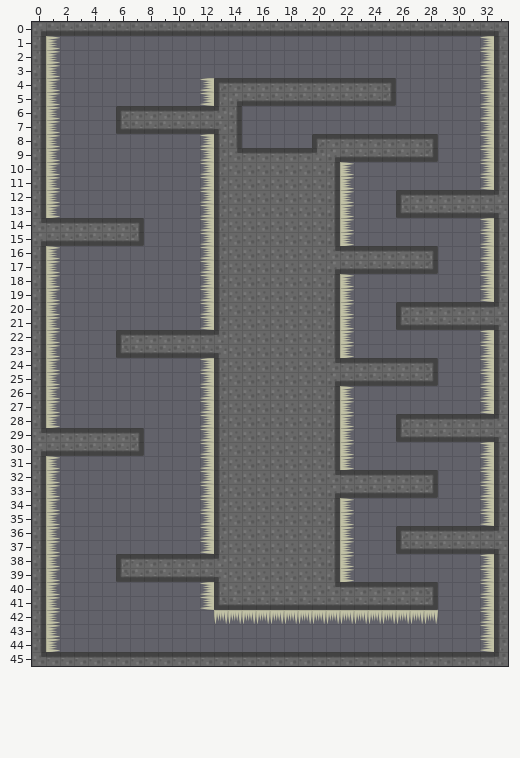
Two states of a Tiled map, Resources/lvl1-8.tmx. The first picture shows the starting point.
Cells are 50x50 px. Shown: x 0..33, y 0..45.
After:
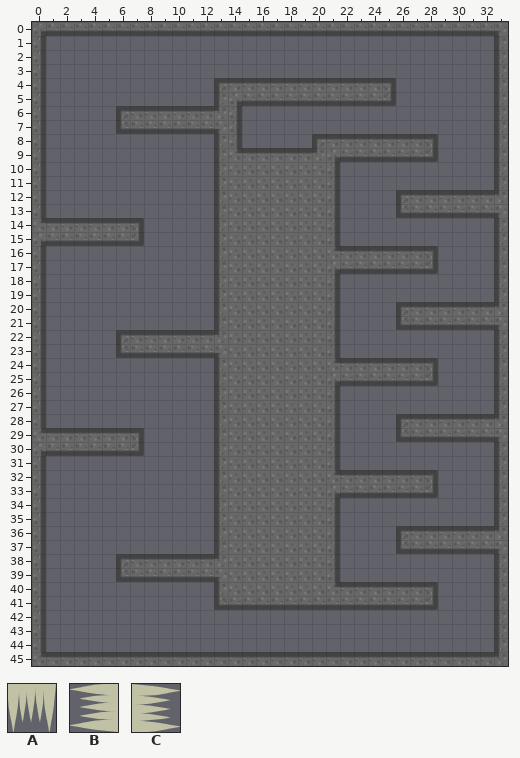
Key: from "spikes": A 0 turned 180, B 0 turned 270, C 0 turned 90.
_ is an empty cell.
Difference:
Layer "Spikes":
y 1..3: x 1 C -> _; x 32 B -> _
y 4..5: x 1 C -> _; x 12 B -> _; x 32 B -> _
y 6..7: x 1 C -> _; x 32 B -> _
y 8..9: x 1 C -> _; x 12 B -> _; x 32 B -> _
y 10..11: x 1 C -> _; x 12 B -> _; x 22 C -> _; x 32 B -> _
y 12..13: x 1 C -> _; x 12 B -> _; x 22 C -> _
y 14..15: x 12 B -> _; x 22 C -> _; x 32 B -> _
y 16..17: x 1 C -> _; x 12 B -> _; x 32 B -> _
y 18..19: x 1 C -> _; x 12 B -> _; x 22 C -> _; x 32 B -> _
y 20..21: x 1 C -> _; x 12 B -> _; x 22 C -> _
y 22..23: x 1 C -> _; x 22 C -> _; x 32 B -> _
y 24..25: x 1 C -> _; x 12 B -> _; x 32 B -> _
y 26..27: x 1 C -> _; x 12 B -> _; x 22 C -> _; x 32 B -> _
y 28: x 1 C -> _; x 12 B -> _; x 22 C -> _
y 29: x 12 B -> _; x 22 C -> _
y 30: x 12 B -> _; x 22 C -> _; x 32 B -> _
y 31: x 1 C -> _; x 12 B -> _; x 22 C -> _; x 32 B -> _
y 32..33: x 1 C -> _; x 12 B -> _; x 32 B -> _
y 34..35: x 1 C -> _; x 12 B -> _; x 22 C -> _; x 32 B -> _
y 36..37: x 1 C -> _; x 12 B -> _; x 22 C -> _
y 38..39: x 1 C -> _; x 22 C -> _; x 32 B -> _
y 40..41: x 1 C -> _; x 12 B -> _; x 32 B -> _
y 42: x 1 C -> _; x 13..28 AAAAAAAAAAAAAAAA -> ________________; x 32 B -> _
y 43..44: x 1 C -> _; x 32 B -> _
